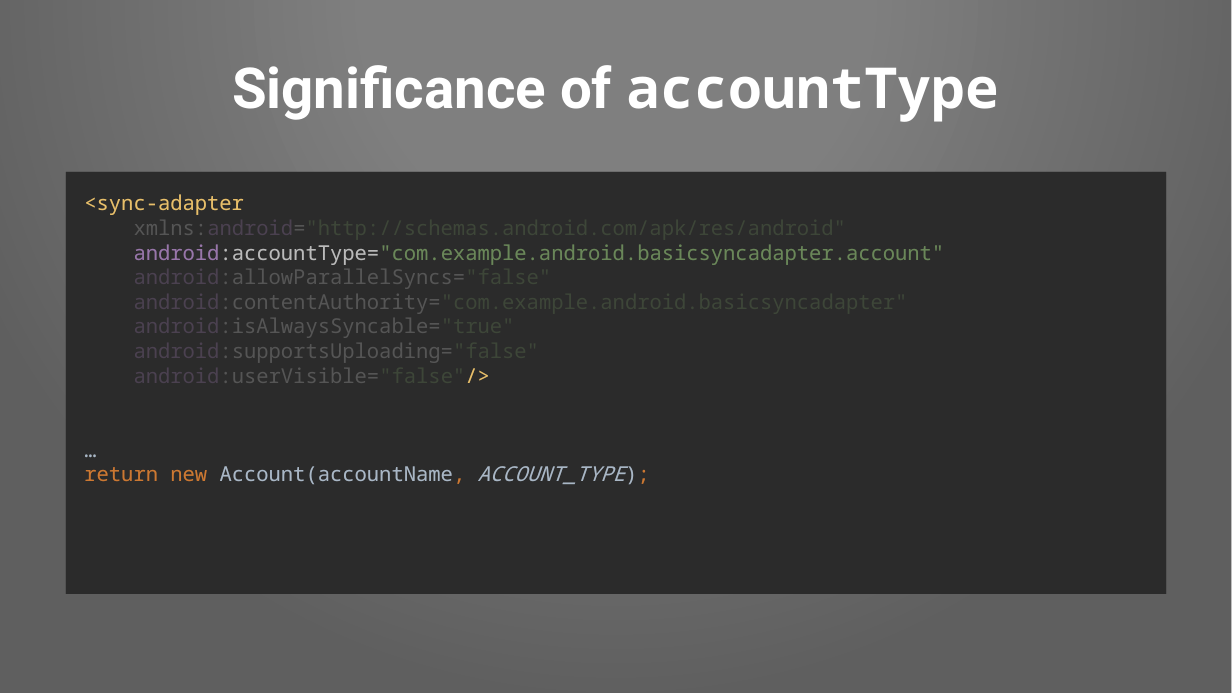
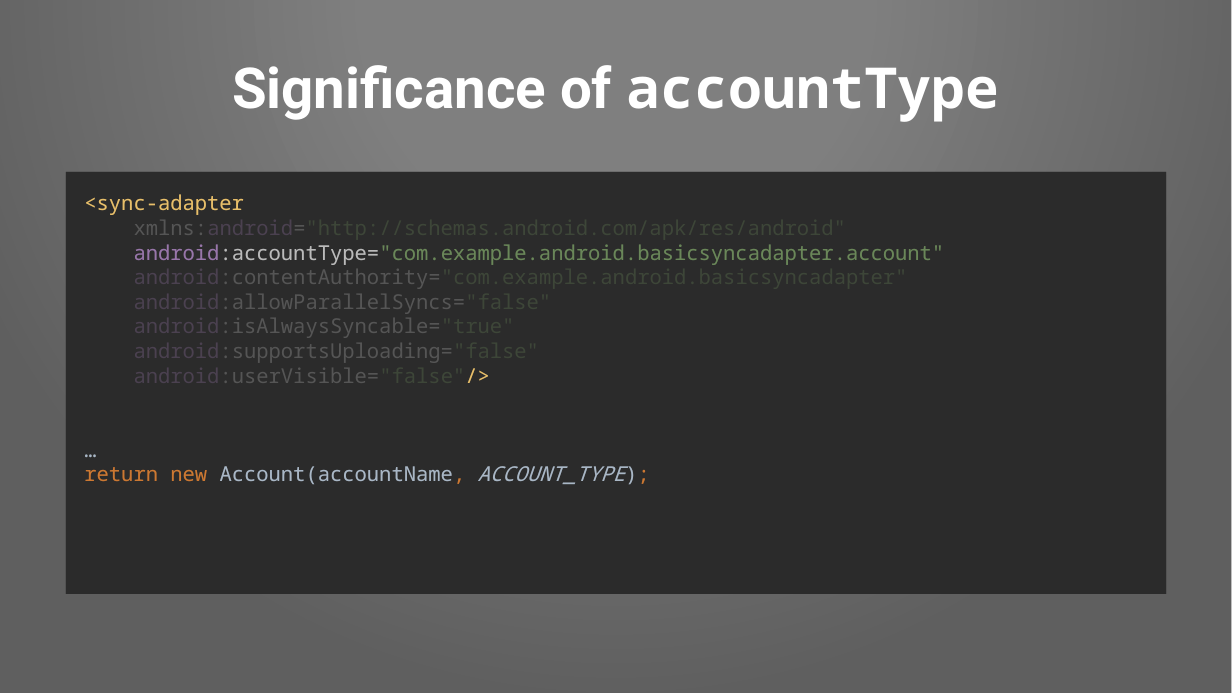
Before and after one commit to Pixplicity/sync-demo, a slide deck: slide 40 of I've been doing some syncing.pptx. Drawn at 1232x693 pixels with LibreOffice and Linux fonts; fonts in the diff are those of the drawing; background and template pictures are left out. Boxes give left, top, right and bottom in pixels: in the first picture for what was removed or moved away, otherwise in the second. Text is boxed around its words. In the diff, an @@ line names an element or a change of style, - is before the commit and + after.

Commit message:
corrected some typos

```diff
--- a/I've been doing some syncing.pptx
+++ b/I've been doing some syncing.pptx
@@ text in rectangle at [84,194,945,383]: text changed @@
-<sync-adapter
-xmlns:android="http://schemas.android.com/apk/res/android"
-android:accountType="com.example.android.basicsyncadapter.account"
-android:allowParallelSyncs="false"
-android:contentAuthority="com.example.android.basicsyncadapter"
-android:isAlwaysSyncable="true"
-android:supportsUploading="false"
-android:userVisible="false"/>
+<sync-adapter
+xmlns:android="http://schemas.android.com/apk/res/android"
+android:accountType="com.example.android.basicsyncadapter.account"
+android:contentAuthority="com.example.android.basicsyncadapter"
+android:allowParallelSyncs="false"
+android:isAlwaysSyncable="true"
+android:supportsUploading="false"
+android:userVisible="false"/>
```
Also in this commit, not shown: 1 other slide changed.
